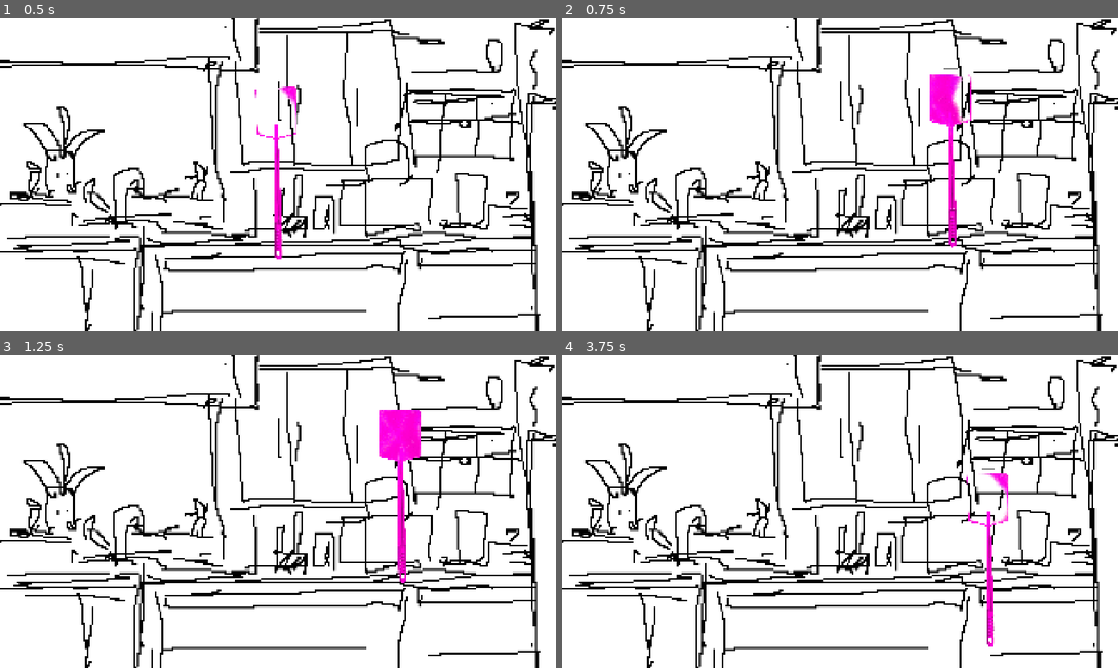
Above: before the commit, frames 1-4 (two rows, left to right).
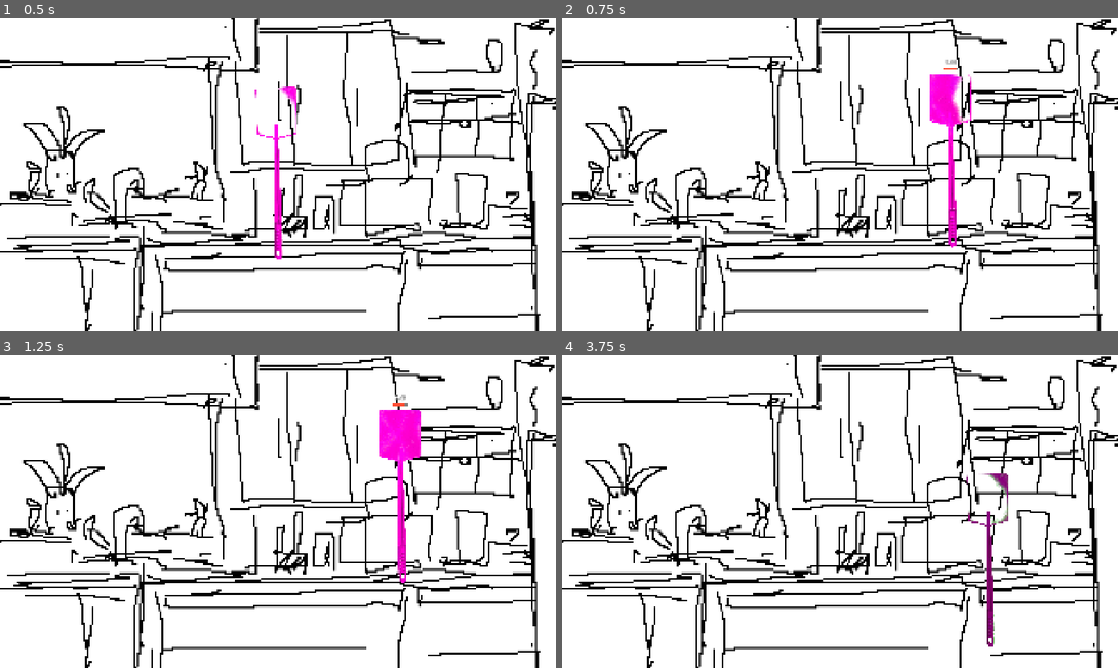
Above: after the commit, the same moments.

Repository: ritks/FlySwatting
Game: Godot game, scene res://Main.tscn
The game is run twice, just before and just after one commit, with the same random seed, the same clock (stepped at 60 frames per second) and the same inputs.
Inputs (mouse positions are in pixels of both pictures, inside the frame that each line leads up to):
- Up to frame 1 (0.5 s): no input
- Up to frame 2 (0.75 s): tap Enter at 0.5 s; move the mouse to (962, 158) at 0.52 s; tap F at 0.6 s; click (962, 158) at 0.67 s
- Up to frame 3 (1.25 s): no input
- Up to frame 4 (3.75 s): move the mouse to (728, 527) at 1.27 s; tap F every 0.75 s from 1.35 to 3.6 s; click (728, 527) at 1.42 s; move the mouse to (895, 442) at 2.02 s; click (895, 442) at 2.17 s; move the mouse to (812, 574) at 2.77 s; click (812, 574) at 2.92 s; move the mouse to (1006, 558) at 3.52 s; click (1006, 558) at 3.67 s

Frame 1 is identical in both runs. In frame 2, less than 0.1% of the frame differs, in the area x 68-71%, y 13-17%; in frame 3, less than 0.1%; in frame 4, 0.7%, in the area x 72-81%, y 36-94%.

Commit message:
added extra horizontal space with smooth camera, changed charge bar to static timer

Diff:
--- a/Fly.gd
+++ b/Fly.gd
@@ -5,6 +5,8 @@
 const JITTER_MIN := 0.3
 const JITTER_MAX := 0.8
 const EDGE_MARGIN := 10.0
+const LEVEL_MIN_X := -1920.0
+const LEVEL_MAX_X := 3840.0
 
 var velocity := Vector2.ZERO
 var jitter_timer := 0.0
@@ -21,7 +23,7 @@
 	position += velocity * delta
 
 	var vp := get_viewport_rect().size
-	position.x = clamp(position.x, EDGE_MARGIN, vp.x - EDGE_MARGIN)
+	position.x = clamp(position.x, LEVEL_MIN_X + EDGE_MARGIN, LEVEL_MAX_X - EDGE_MARGIN)
 	position.y = clamp(position.y, EDGE_MARGIN, vp.y - EDGE_MARGIN)
 
 func _pick_new_velocity() -> void:
--- a/Main.gd
+++ b/Main.gd
@@ -3,12 +3,17 @@
 const FLY_SCENE: PackedScene = preload("res://Fly.tscn")
 const MAX_FLIES := 8
 const SPAWN_MARGIN := 20.0
+const LEVEL_MIN_X := -1920.0
+const LEVEL_MAX_X := 3840.0
+const EDGE_PAN_ZONE := 0.1
+const PAN_SPEED := 600.0
 
 var score := 0
 
 @onready var swatter: Area2D = $Swatter
 @onready var score_label: Label = $CanvasLayer/ScoreLabel
 @onready var spawn_timer: Timer = $SpawnTimer
+@onready var camera: Camera2D = $Camera2D
 
 func _ready() -> void:
 	Input.mouse_mode = Input.MOUSE_MODE_VISIBLE
@@ -16,15 +21,33 @@
 	spawn_timer.timeout.connect(_on_spawn_timer_timeout)
 	_update_score_label()
 
+func _process(delta: float) -> void:
+	var vp := get_viewport_rect().size
+	var mouse_x := get_viewport().get_mouse_position().x
+	var pan_dir := 0.0
+	if mouse_x < vp.x * EDGE_PAN_ZONE:
+		pan_dir = -1.0
+	elif mouse_x > vp.x * (1.0 - EDGE_PAN_ZONE):
+		pan_dir = 1.0
+
+	if pan_dir != 0.0:
+		camera.position.x = clamp(
+			camera.position.x + pan_dir * PAN_SPEED * delta,
+			LEVEL_MIN_X + vp.x / 2.0,
+			LEVEL_MAX_X - vp.x / 2.0
+		)
+
 func _on_spawn_timer_timeout() -> void:
 	if get_tree().get_nodes_in_group("fly").size() >= MAX_FLIES:
 		return
 	var fly := FLY_SCENE.instantiate()
 	add_child(fly)
 	var vp := get_viewport_rect().size
+	var view_min := camera.position - vp / 2.0
+	var view_max := camera.position + vp / 2.0
 	fly.position = Vector2(
-		randf_range(SPAWN_MARGIN, vp.x - SPAWN_MARGIN),
-		randf_range(SPAWN_MARGIN, vp.y - SPAWN_MARGIN)
+		randf_range(view_min.x + SPAWN_MARGIN, view_max.x - SPAWN_MARGIN),
+		randf_range(view_min.y + SPAWN_MARGIN, view_max.y - SPAWN_MARGIN)
 	)
 
 func _on_flies_swatted(count: int) -> void:
--- a/Main.tscn
+++ b/Main.tscn
@@ -7,17 +7,14 @@
 [node name="Node2D" type="Node2D" unique_id=1227232645]
 script = ExtResource("2_main_script")
 
-[node name="BackgroundLayer" type="CanvasLayer" parent="."]
-layer = -1
+[node name="Background" type="Sprite2D" parent="."]
+position = Vector2(960, 540)
+texture = ExtResource("3_kitchen")
 
-[node name="Background" type="TextureRect" parent="BackgroundLayer"]
-anchor_right = 1.0
-anchor_bottom = 1.0
-grow_horizontal = 2
-grow_vertical = 2
-texture = ExtResource("3_kitchen")
-expand_mode = 1
-stretch_mode = 6
+[node name="Camera2D" type="Camera2D" parent="."]
+position = Vector2(960, 540)
+position_smoothing_enabled = true
+position_smoothing_speed = 5.0
 
 [node name="Swatter" parent="." unique_id=1217006272 instance=ExtResource("1_swatter")]
 
--- a/Swatter.gd
+++ b/Swatter.gd
@@ -2,18 +2,19 @@
 
 signal flies_swatted(count: int)
 
-enum State { IDLE, CHARGING, WINDUP }
+enum State { IDLE, COUNTDOWN }
 
-const MAX_CHARGE := 4.0
-const MIN_CHARGE := 1.0
+const SWAT_TIME := 3.0
 const BAR_SIZE := Vector2(50.0, 8.0)
 const BAR_MARGIN := 20.0
+const TIMER_LABEL_SIZE := Vector2(90.0, 30.0)
 const FOLLOW_SPEED := 10.0
 
 @onready var sprite: Sprite2D = $Sprite2D
+@onready var timer_label: Label = $TimerLabel
 
 var state: State = State.IDLE
-var charge_amount: float = 0.0
+var time_left: float = 0.0
 var bar_offset: Vector2
 
 func _ready() -> void:
@@ -21,35 +22,34 @@
 	if sprite.texture:
 		sprite_half_height = sprite.texture.get_height() * sprite.scale.y / 2.0
 	bar_offset = Vector2(-BAR_SIZE.x / 2.0, -sprite_half_height - BAR_MARGIN)
+	timer_label.position = bar_offset + Vector2(
+		BAR_SIZE.x / 2.0 - TIMER_LABEL_SIZE.x / 2.0,
+		-TIMER_LABEL_SIZE.y - 6.0
+	)
 
 func _process(delta: float) -> void:
 	var weight := 1.0 - exp(-FOLLOW_SPEED * delta)
 	global_position = global_position.lerp(get_global_mouse_position(), weight)
 
-	match state:
-		State.CHARGING:
-			charge_amount = min(charge_amount + delta, MAX_CHARGE)
-		State.WINDUP:
-			charge_amount = max(charge_amount - delta, 0.0)
-			if charge_amount <= 0.0:
-				_do_swat()
+	if state == State.COUNTDOWN:
+		time_left = max(time_left - delta, 0.0)
+		timer_label.text = "%.2f" % time_left
+		if time_left <= 0.0:
+			_do_swat()
 
 	queue_redraw()
 
 func _unhandled_input(event: InputEvent) -> void:
 	if event is InputEventMouseButton and event.button_index == MOUSE_BUTTON_LEFT:
 		if event.pressed and state == State.IDLE:
-			state = State.CHARGING
-			charge_amount = 0.0
-		elif not event.pressed and state == State.CHARGING:
-			if charge_amount >= MIN_CHARGE:
-				state = State.WINDUP
-			else:
-				state = State.IDLE
-				charge_amount = 0.0
+			state = State.COUNTDOWN
+			time_left = SWAT_TIME
+			timer_label.text = "%.2f" % time_left
+			timer_label.visible = true
 
 func _do_swat() -> void:
 	state = State.IDLE
+	timer_label.visible = false
 
 	modulate = Color(0.3, 1.0, 0.3)
 	var tw := create_tween()
@@ -66,7 +66,7 @@
 func _draw() -> void:
 	if state == State.IDLE:
 		return
-	var pct := charge_amount / MAX_CHARGE
+	var pct := time_left / SWAT_TIME
 	draw_rect(Rect2(bar_offset, BAR_SIZE), Color(0, 0, 0, 0.5))
-	draw_rect(Rect2(bar_offset, Vector2(BAR_SIZE.x * pct, BAR_SIZE.y)), Color(0, 1, 0, 1))
+	draw_rect(Rect2(bar_offset, Vector2(BAR_SIZE.x * pct, BAR_SIZE.y)), Color(1, 0.3, 0.2, 1))
 	draw_rect(Rect2(bar_offset, BAR_SIZE), Color(1, 1, 1, 1), false, 1.0)
--- a/Swatter.tscn
+++ b/Swatter.tscn
@@ -16,3 +16,15 @@
 [node name="Sprite2D" type="Sprite2D" parent="." unique_id=1892513378]
 scale = Vector2(0.17, 0.17)
 texture = ExtResource("1_21t1h")
+
+[node name="TimerLabel" type="Label" parent="."]
+custom_minimum_size = Vector2(90, 30)
+size = Vector2(90, 30)
+theme_override_colors/font_color = Color(1, 1, 1, 1)
+theme_override_colors/font_outline_color = Color(0, 0, 0, 1)
+theme_override_constants/outline_size = 4
+theme_override_font_sizes/font_size = 20
+text = "3.00"
+horizontal_alignment = 1
+vertical_alignment = 1
+visible = false
